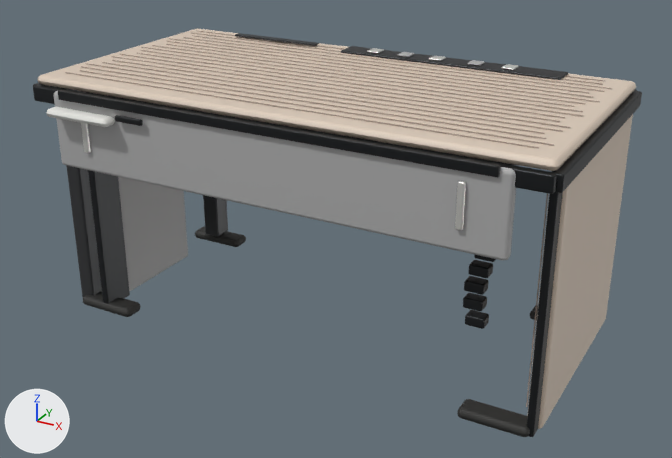
The glTF model apps/web/public/assets/models/p2s_fursys_setina_zdq012j/p2s_fursys_setina_zdq012j.glb, before and after one commit.
Both versions are drawn from a 50 mm lens placed at (0.964, -1.74, 1.1), pointed at (0.027, -0.035, 0.248). Arrows for +X, +Y and +Z are at lower left; the lights stay in place. The picture after the commit comes second. Vertices at exactly the same position are counted once.

The scene before the commit, as lines of its bpy script (objects in view):
```python
ob_zdq012j_deskmetal_black_channel = bpy.data.objects.new('ZDQ012J_DeskMetal_black_channel', me_zdq012j_deskmetal_black_channel_mesh)
ob_zdq012j_deskmetal_black_channel.location = (0.448, -0.225, 0.506)
ob_zdq012j_deskmetal_silver_detail = bpy.data.objects.new('ZDQ012J_DeskMetal_silver_detail', me_zdq012j_deskmetal_silver_detail_mesh)
ob_zdq012j_deskmetal_silver_detail.location = (-0.43, -0.32, 0.486)
ob_zdq012j_deskmetal_warm_grey_panel = bpy.data.objects.new('ZDQ012J_DeskMetal_warm_grey_panel', me_zdq012j_deskmetal_warm_grey_panel_mesh)
ob_zdq012j_deskmetal_warm_grey_panel.location = (0.0, -0.303, 0.479)
ob_zdq012j_deskplastic_light_sensor = bpy.data.objects.new('ZDQ012J_DeskPlastic_light_sensor', me_zdq012j_deskplastic_light_sensor_mesh)
ob_zdq012j_deskplastic_light_sensor.location = (-0.425, -0.335, 0.526)
ob_zdq012j_deskrubber_foot_pad = bpy.data.objects.new('ZDQ012J_DeskRubber_foot_pad', me_zdq012j_deskrubber_foot_pad_mesh)
ob_zdq012j_deskrubber_foot_pad.location = (-0.496, 0.23, 0.012)
ob_zdq012j_deskwood_grain_lines = bpy.data.objects.new('ZDQ012J_DeskWood_grain_lines', me_zdq012j_deskwood_grain_lines_mesh)
ob_zdq012j_deskwood_grain_lines.location = (0.551, -0.212, 0.275)
ob_zdq012j_deskwood_light_laminate = bpy.data.objects.new('ZDQ012J_DeskWood_light_laminate', me_zdq012j_deskwood_light_laminate_mesh)
ob_zdq012j_deskwood_light_laminate.location = (0.0, 0.0, 0.576)
# also in view: 'ZDQ012J_DeskMetal_graphite_frame' at (-0.033, -0.002, 0.282)
```
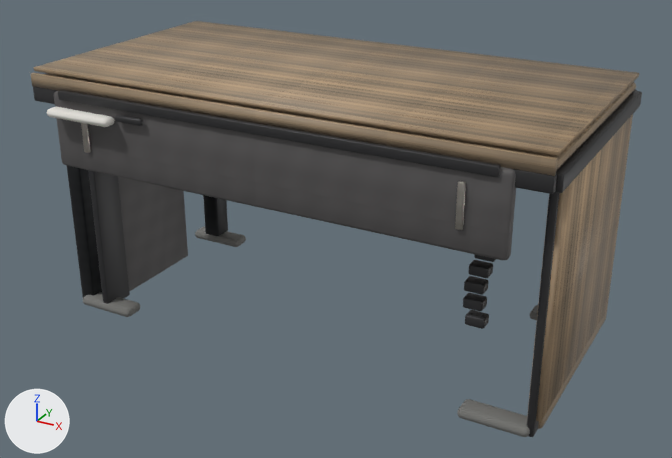
Pixel boxes (x1, y1, x2, y2) of what changed, in the pictures (672 x 458 px):
'ZDQ012J_DeskWood_light_laminate', surface changed
    both: (46, 73, 636, 429)
'ZDQ012J_LaminateVeneer_top_visible_surface', added (brown)
    after: (34, 21, 639, 156)
'ZDQ012J_DeskMetal_warm_grey_panel', surface changed (darker)
    both: (54, 91, 516, 291)
'ZDQ012J_LaminateVeneer_right_return_panel', added (brown)
    after: (536, 114, 633, 422)
'ZDQ012J_LaminateVeneer_front_edge_band', added
    after: (31, 73, 558, 176)
'ZDQ012J_DeskWood_grain_lines', deleted
    before: (65, 30, 612, 407)
'ZDQ012J_DeskRubber_foot_pad', recoloured
    both: (83, 226, 538, 437)
'ZDQ012J_DeskMetal_silver_detail', surface changed
    both: (81, 123, 466, 230)
part 1 of me_zdq012j_deskmetal_black_channel_mesh, built on
    before: (33, 35, 642, 329)
    after: (33, 86, 642, 437)
part 2 of me_zdq012j_deskmetal_black_channel_mesh, reshaped (mostly hidden)
    after: (93, 171, 130, 304)

Edits to the bpy script that builds the scene:
```text
Change mat_deskwood_light_laminate:
    remove # nodes: BsdfPrincipled, OutputMaterial
    remove # colours: pale yellow #ddcbba
    nodes: BsdfPrincipled, Math, NormalMap, OutputMaterial, SeparateColor, TexImage x3
    uses the picture img_zdq012j_tl_light_laminate_base
    uses the picture img_zdq012j_tl_light_laminate_normal
    uses the picture img_zdq012j_tl_light_laminate_roughness
Change mat_deskmetal_warm_grey_panel:
    remove mat_deskmetal_warm_grey_panel.base_color = (0.42, 0.42, 0.42)  # grey #adadad
    add mat_deskmetal_warm_grey_panel.texture = img_zdq012j_satin_grey_base
    mat_deskmetal_warm_grey_panel.metallic: 0.0 -> 0.06
    mat_deskmetal_warm_grey_panel.roughness: 0.55 -> 0.58
Change mat_deskmetal_silver_detail:
    remove mat_deskmetal_silver_detail.base_color = (0.78, 0.78, 0.74)  # white #e5e5df
    add mat_deskmetal_silver_detail.texture = img_zdq012j_brushed_aluminum_base
    mat_deskmetal_silver_detail.metallic: 0.65 -> 0.9
    mat_deskmetal_silver_detail.roughness: 0.32 -> 0.28
Change mat_deskrubber_foot_pad:
    mat_deskrubber_foot_pad.base_color: (0.025, 0.025, 0.023) -> (0.18, 0.18, 0.17)  # black #2c2c2a -> grey #767673
Change me_zdq012j_deskmetal_black_channel_mesh:
    remove me_zdq012j_deskmetal_black_channel_mesh.from_pydata(...)  # 1038 vertices, 2004 faces; spans x -1.046..0.15, y -0.106..0.532, z -0.506..0.089
    add me_zdq012j_deskmetal_black_channel_mesh.from_pydata(...)  # 1846 vertices, 3588 faces; spans x -1.046..0.15, y -0.106..0.532, z -0.506..0.089
    me_zdq012j_deskmetal_black_channel_mesh part 1: 404 vertices removed from x -1.045..0.149, y -0.105..0.531, z -0.505..0.088; 1192 vertices added at x -1.045..0.149, y -0.105..0.531, z -0.505..0.089
    me_zdq012j_deskmetal_black_channel_mesh part 2: 4 vertices removed from x -0.952..-0.936, y -0.024..0.054, z -0.495; 24 vertices added at x -0.952..-0.936, y -0.024..0.054, z -0.495..-0.493
Remove ob_zdq012j_deskwood_grain_lines:
    ob_zdq012j_deskwood_grain_lines = bpy.data.objects.new('ZDQ012J_DeskWood_grain_lines', me_zdq012j_deskwood_grain_lines_mesh)
Add ob_zdq012j_laminateveneer_front_edge_band:
    ob_zdq012j_laminateveneer_front_edge_band = bpy.data.objects.new('ZDQ012J_LaminateVeneer_front_edge_band', me_cube_002)  # a box spanning x -0.585..0.585, y -0.005..0.005, z -0.014..0.014
    ob_zdq012j_laminateveneer_front_edge_band.location = (0.0, -0.302, 0.579)
Add ob_zdq012j_laminateveneer_right_return_panel:
    ob_zdq012j_laminateveneer_right_return_panel = bpy.data.objects.new('ZDQ012J_LaminateVeneer_right_return_panel', me_cube_001)  # a box spanning x -0.005..0.005, y -0.255..0.255, z -0.252..0.252
    ob_zdq012j_laminateveneer_right_return_panel.location = (0.584, 0.015, 0.292)
Add ob_zdq012j_laminateveneer_top_visible_surface:
    ob_zdq012j_laminateveneer_top_visible_surface = bpy.data.objects.new('ZDQ012J_LaminateVeneer_top_visible_surface', me_cube)  # a box spanning x -0.586..0.586, y -0.295..0.295, z -0.004..0.004
    ob_zdq012j_laminateveneer_top_visible_surface.location = (0.0, 0.0, 0.6)
```
